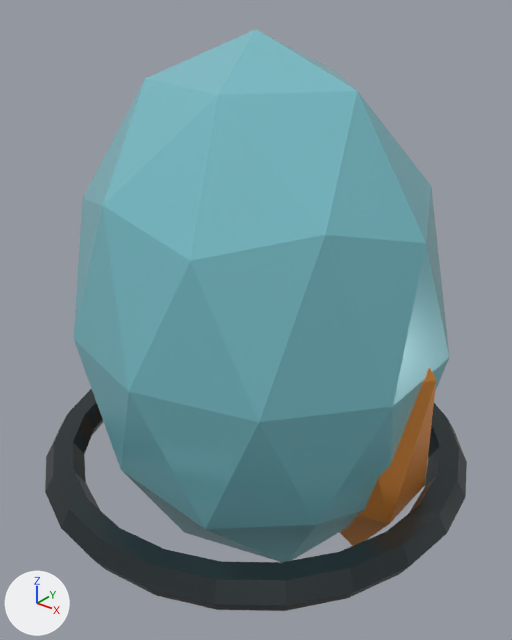
The glTF model assets/models/items/item-power-shard/item-power-shard_variant_a.glb as it was, and as the next commit left it.
Camera for both pictures: a 50 mm camera at (0.706, -0.883, 0.931) aimed at (-0.001, 0.001, 0.383). Arrows for +X, +Y and +Z are at lower left; the lights stay in place. The first picture is the older version. Objects named as collision shapes, trigger or cutter boxes, shadow casters or lower levels of detail are left out. Where no turn or scale is listed for an object, it has been applied to the vertices.

In view in the first picture: 'Crystal containment ring', 'Crystal shard', 'Faceted crystal'.
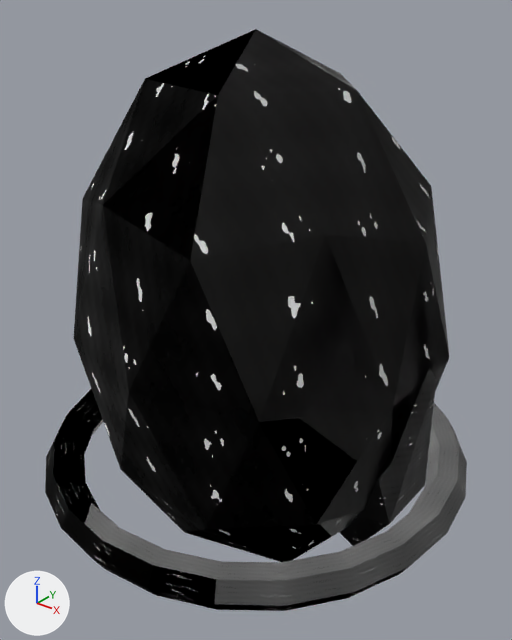
The newer file is also turned or shifted as a whole; pictures and numbers use the older file's frame.

Location of each change, (x1, y1, x2, y2) in pixels of the pictures (512 x 640 px):
'Faceted crystal', surface changed (cyan to black)
    both: (74, 29, 449, 562)
'Crystal containment ring', surface changed
    both: (45, 389, 466, 611)
'Crystal shard', surface changed (orange to black)
    both: (339, 367, 436, 546)

Edits to the bpy script that builds the scene:
```text
Add img_glass_albedo:
    img_glass_albedo = load_image('glass_albedo', '_unpacked/glass_albedo', 256, 256, 'sRGB')
Add img_glass_roughness:
    img_glass_roughness = load_image('glass_roughness', '_unpacked/glass_roughness', 256, 256, 'Non-Color')
Add img_glass_height:
    img_glass_height = load_image('glass_height', '_unpacked/glass_height', 256, 256, 'Non-Color')
Add img_metal_roughness_001:
    img_metal_roughness_001 = load_image('metal_roughness.001', '_unpacked/metal_roughness.001', 256, 256, 'Non-Color')
Add img_metal_height:
    img_metal_height = load_image('metal_height', '_unpacked/metal_height', 256, 256, 'Non-Color')
Add img_metal_albedo:
    img_metal_albedo = load_image('metal_albedo', '_unpacked/metal_albedo', 256, 256, 'sRGB')
Add img_metal_roughness:
    img_metal_roughness = load_image('metal_roughness', '_unpacked/metal_roughness', 256, 256, 'Non-Color')
Change mat_item_graphite_alloy:
    remove # nodes: BsdfPrincipled, OutputMaterial
    remove # colours: dark grey #424b4d
    nodes: BsdfPrincipled, Math, NormalMap, OutputMaterial, SeparateColor, TexImage x3
    uses the picture img_metal_albedo
    uses the picture img_metal_height
    uses the picture img_metal_roughness
Change mat_item_amber_enamel:
    remove # nodes: BsdfPrincipled, OutputMaterial
    remove # colours: orange #ed9945
    nodes: BsdfPrincipled, Math, NormalMap, OutputMaterial, SeparateColor, TexImage x3
    uses the picture img_metal_albedo
    uses the picture img_metal_height
    uses the picture img_metal_roughness_001
Change mat_item_crystal:
    remove # nodes: BsdfPrincipled, OutputMaterial
    remove # colours: cyan #81c8d3
    nodes: BsdfPrincipled, Math, NormalMap, OutputMaterial, SeparateColor, TexImage x3
    uses the picture img_glass_albedo
    uses the picture img_glass_height
    uses the picture img_glass_roughness
```
